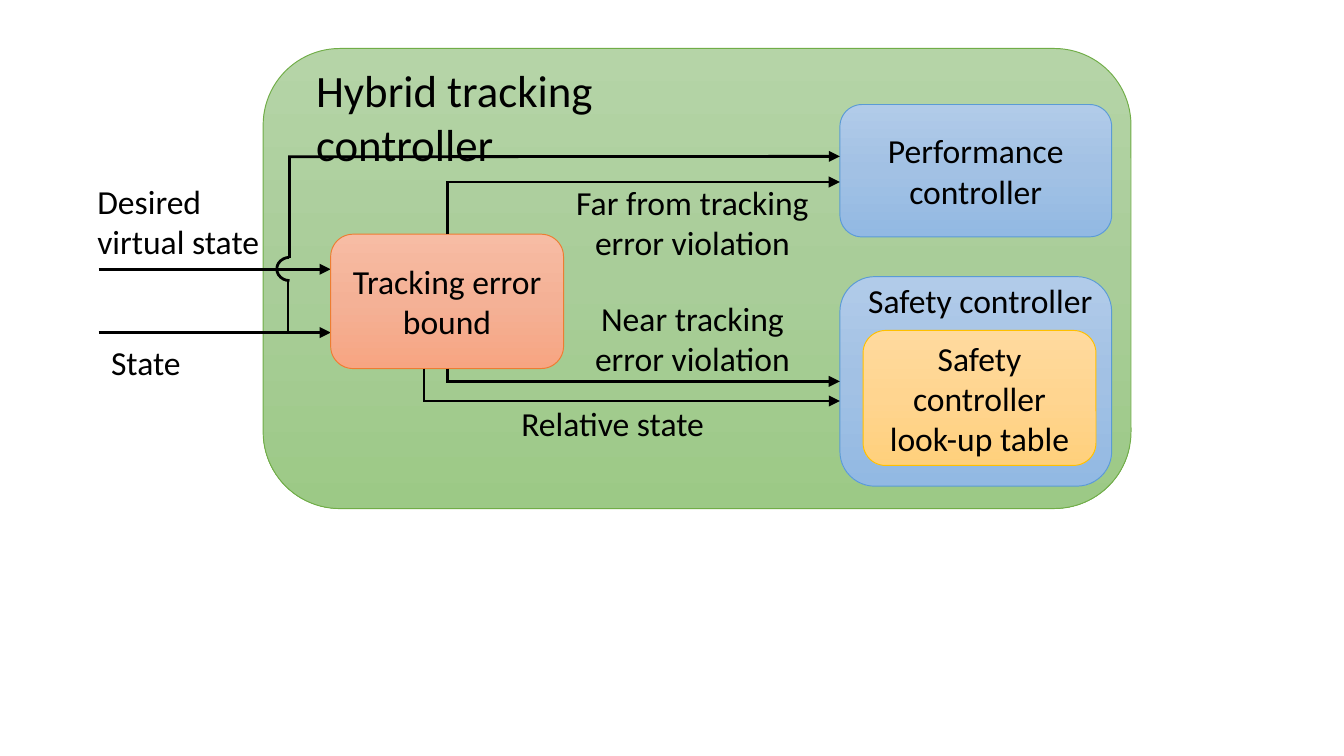
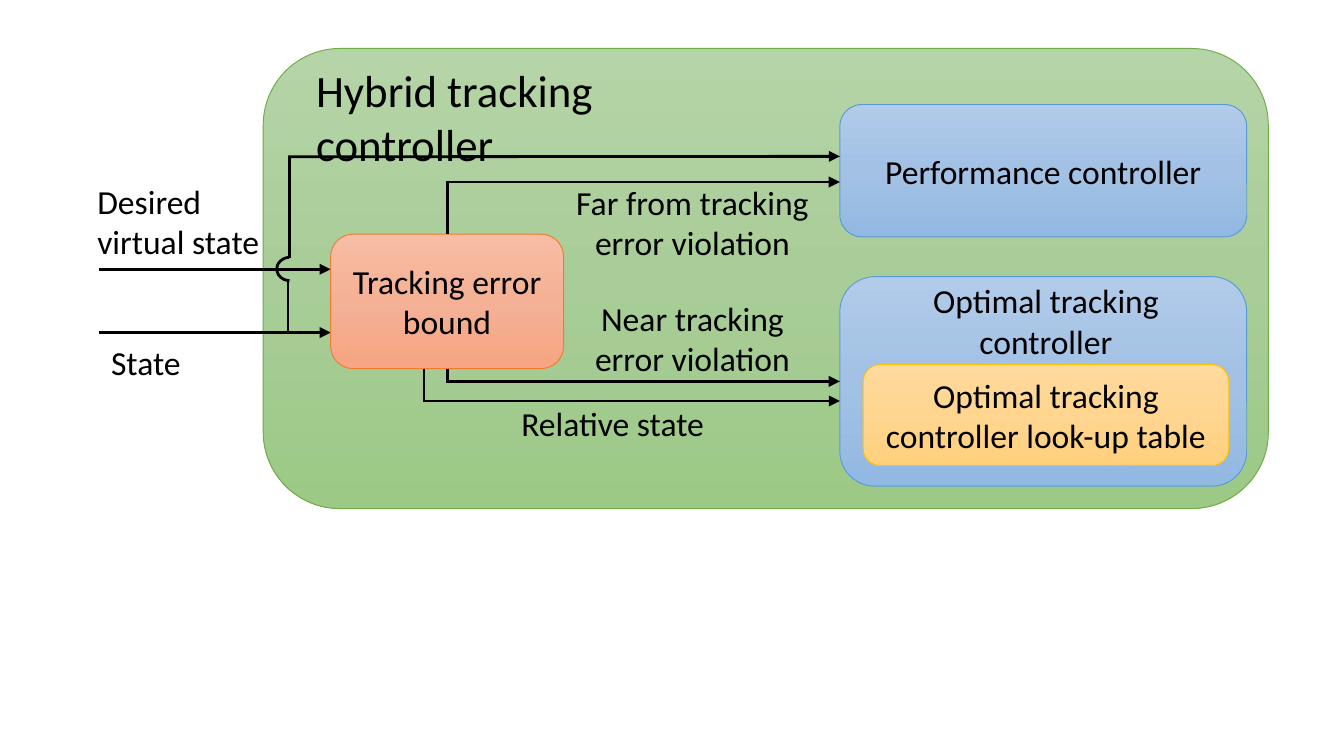
Before and after one commit to HJReachability/Tracking, a slide deck: slide 1 of docs/tracking_journal/fig/hybrid_controller_v2.pptx. Drawn at 1344x756 pixels with LibreOffice and Linux fonts; fonts in the diff are those of the drawing. Boxes give left, top, right and bottom in pixels: in the first picture for what was removed or moved away, otherwise in the second. Text is boxed around its words. In the diff, an @@ line names an element or a change of style, - is before the commit and + after.

```diff
--- a/docs/tracking_journal/fig/hybrid_controller_v2.pptx
+++ b/docs/tracking_journal/fig/hybrid_controller_v2.pptx
@@ rounded rectangle: place and size @@
-rounded rectangle at <box>263,48,1132,508</box>
+rounded rectangle at <box>263,48,1269,508</box>
@@ rounded rectangle "Performance controller": place and size @@
-rounded rectangle "Performance controller" at <box>840,105,1111,238</box>
+rounded rectangle "Performance controller" at <box>840,105,1247,238</box>
@@ rounded rectangle: place and size @@
-rounded rectangle at <box>840,277,1111,487</box>
+rounded rectangle at <box>840,277,1247,487</box>
@@ text at <box>933,289,1159,355</box>: text changed @@
-Safety controller
+Optimal tracking controller
@@ rounded rectangle "Optimal tracking controller look-up table": place and size @@
-rounded rectangle "Optimal tracking controller look-up table" at <box>863,331,1095,465</box>
+rounded rectangle "Optimal tracking controller look-up table" at <box>863,364,1228,465</box>
@@ text in rounded rectangle at <box>886,384,1206,454</box>: text changed @@
-Safety controller look-up table
+Optimal tracking controller look-up table
```
Also in this commit, not shown: 2 other files.
